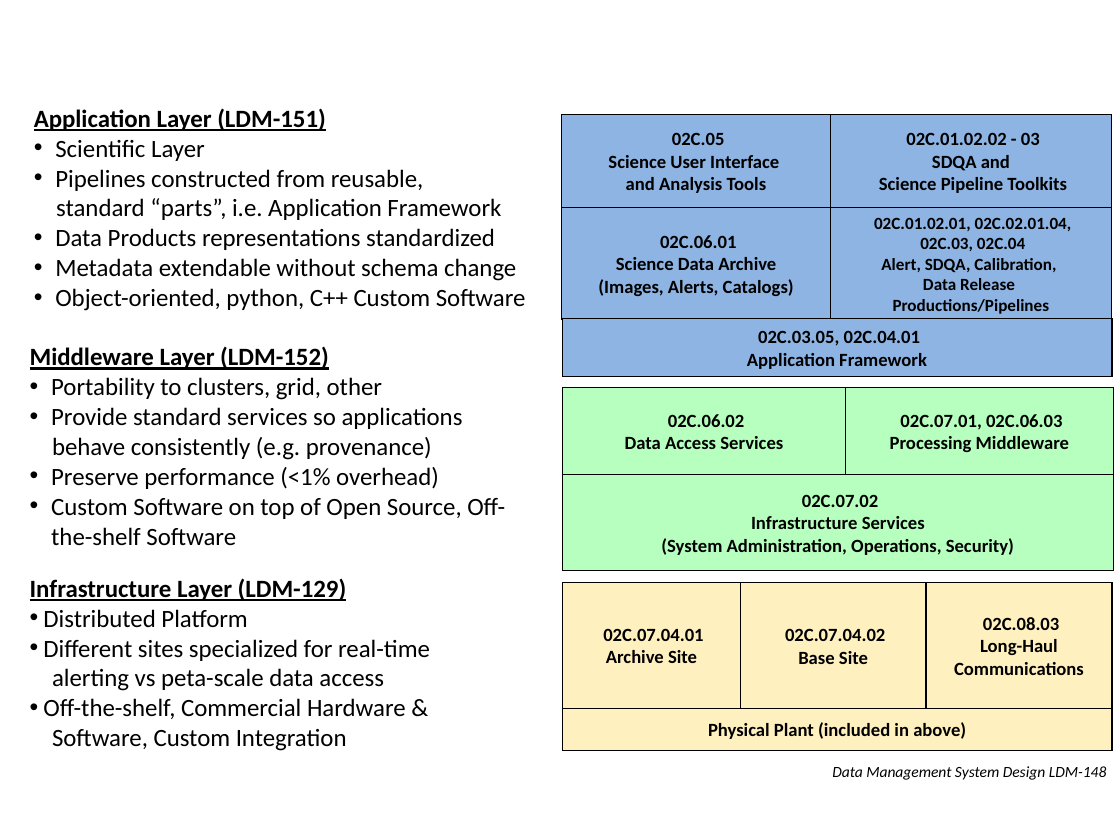
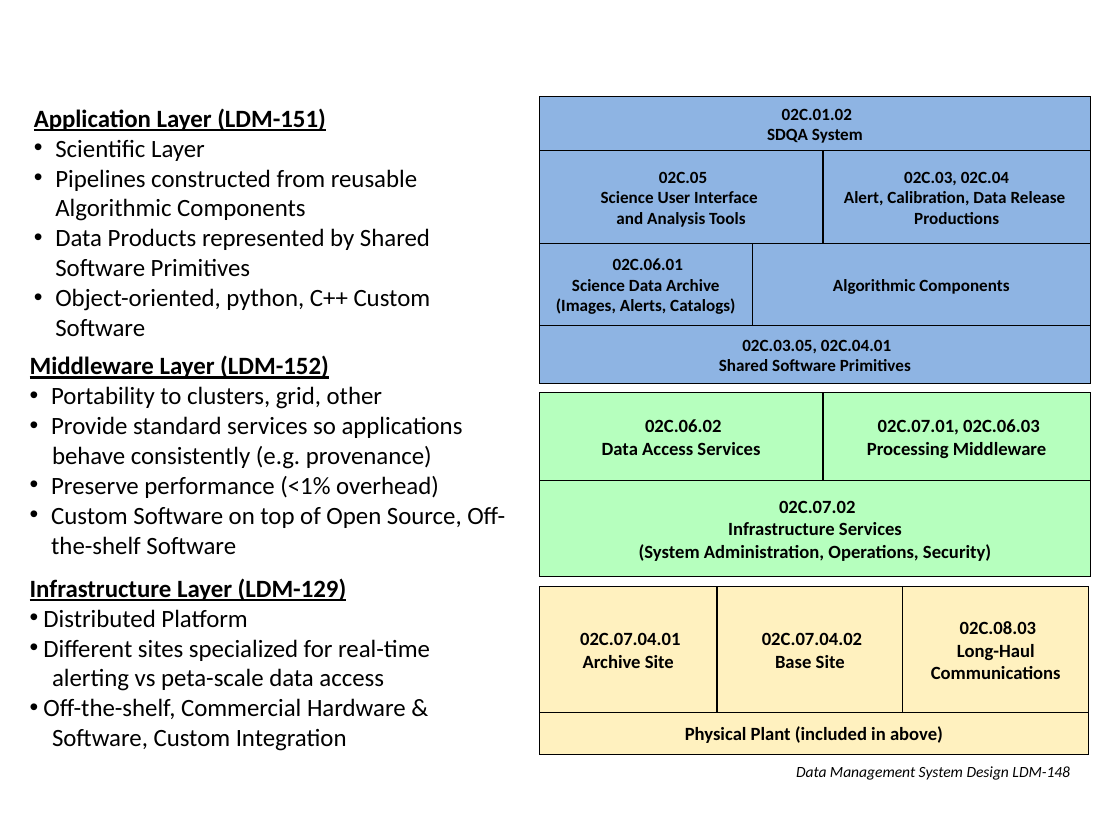
Before and after one commit to lsst/LDM-151, a slide deck: slide 1 of figures/DMS-Architecture.pptx. Drawn at 1120x840 pixels with LibreOffice and Linux fonts; fonts in the diff are those of the drawing. Boxes give left, top, right and bottom in pixels: in the first picture for what was removed or moved away, otherwise in the second. Text is boxed around its words. In the diff, an @@ line names an element or a change of style, - is before the commit and + after.

Commit message:
Update DMS Architecture figures to reflect new application layer structure.

```diff
--- a/figures/DMS-Architecture.pptx
+++ b/figures/DMS-Architecture.pptx
@@ rectangle "02C.01.02" resized from (x1=831, y1=114, x2=1112, y2=207) to (x1=540, y1=97, x2=1091, y2=151) @@
@@ text in rectangle at (x1=767, y1=108, x2=863, y2=143): text changed; size 12 to 11 pt @@
-02C.01.02.02 - 03
-SDQA and
-Science Pipeline Toolkits
+02C.01.02
+SDQA System
@@ text at (x1=55, y1=169, x2=430, y2=276): text changed @@
-• Pipelines constructed from reusable,
-standard “parts”, i.e. Application Framework
-• Data Products representations standardized
-• Metadata extendable without schema change
+• Pipelines constructed from reusable Algorithmic Components
+• Data Products represented by Shared Software Primitives
@@ rectangle "02C.05" resized from (x1=561, y1=114, x2=830, y2=207) to (x1=540, y1=150, x2=823, y2=243) @@
@@ rectangle "02C.05" at (x1=540, y1=150, x2=823, y2=243): size 12 to 11 pt @@
@@ rectangle "02C.03, 02C.04" resized from (x1=831, y1=207, x2=1112, y2=319) to (x1=823, y1=150, x2=1091, y2=243) @@
@@ text in rectangle at (x1=844, y1=191, x2=1066, y2=224): text changed @@
-Alert, SDQA, Calibration,
-Data Release
-Productions/Pipelines
+Alert, Calibration, Data Release
+Productions
@@ text in rectangle at (x1=874, y1=217, x2=1072, y2=231): paragraph removed @@
-02C.01.02.01, 02C.02.01.04,
@@ rectangle "02C.06.01" at (x1=540, y1=243, x2=753, y2=325): size 12 to 11 pt @@
@@ rectangle "02C.06.01" resized from (x1=562, y1=207, x2=831, y2=319) to (x1=540, y1=243, x2=753, y2=325) @@
@@ rectangle added at (x1=753, y1=243, x2=1091, y2=325), fill #8EB4E3, outline #000000 0.75 pt, 11 pt, text #000000, bold @@
+Algorithmic Components
@@ rectangle "02C.03.05, 02C.04.01" moved from (x1=562, y1=318, x2=1112, y2=376) to (x1=540, y1=326, x2=1091, y2=384) @@
@@ text "Middleware Layer (LDM-152)" moved from (x1=30, y1=346, x2=505, y2=545) to (x1=30, y1=355, x2=505, y2=554) @@
@@ text in rectangle at (x1=719, y1=359, x2=911, y2=371): text changed; size 12 to 11 pt @@
-Application Framework
+Shared Software Primitives
@@ text in rectangle at (x1=742, y1=339, x2=891, y2=353): size 12 to 11 pt in "02C.03.05, 02C.04.01" @@
@@ 3 rectangles moved together from (x1=740, y1=388, x2=1113, y2=708) to (x1=717, y1=393, x2=1091, y2=712) @@
@@ 4 rectangles moved together from (x1=562, y1=388, x2=1113, y2=750) to (x1=540, y1=393, x2=1091, y2=754) @@
@@ text "Data Management System Design LDM-148" moved from (x1=832, y1=766, x2=1107, y2=780) to (x1=796, y1=766, x2=1070, y2=780) @@
```
Also in this commit, not shown: 1 other file.
